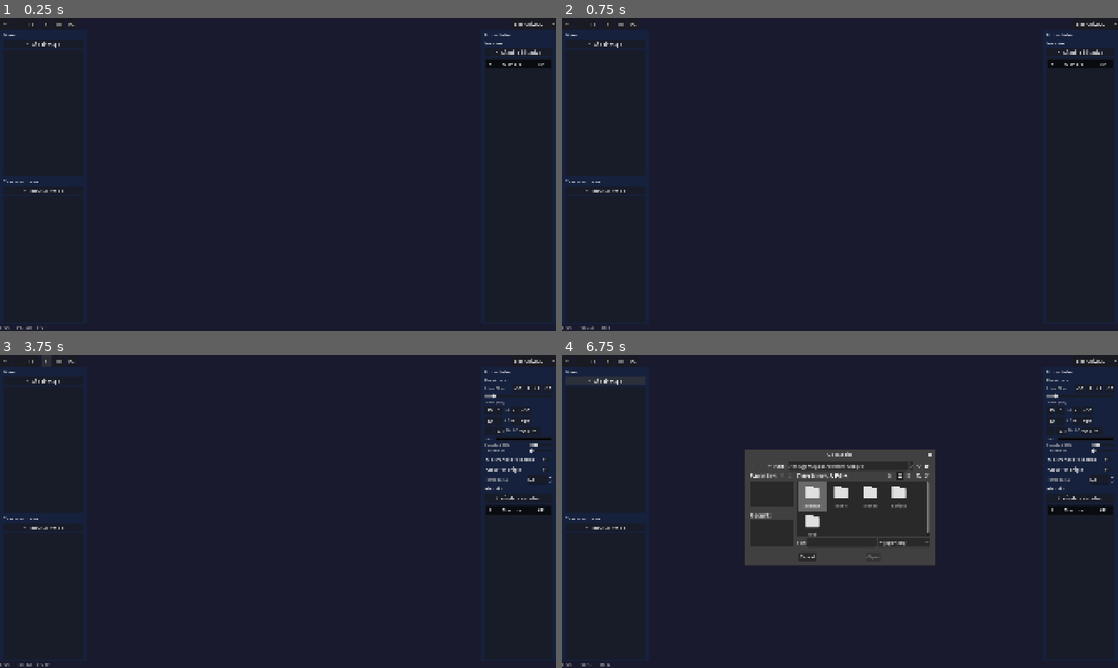
Above: before the commit, frames 1-4 (two rows, left to right).
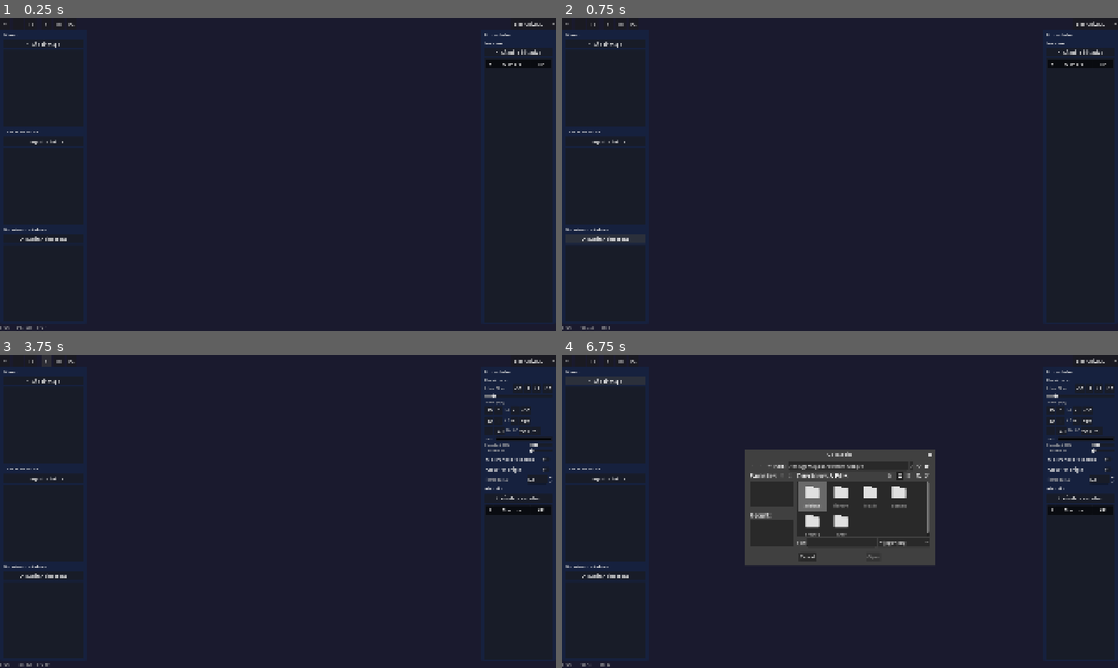
Above: after the commit, the same moments.

Repository: DEVizzent/BattleMapToolkit
Game: Godot game, scene res://scenes/ui/dm_window.tscn
Two runs of this game, one before a commit and one after it. Both use one fixed random seed, a clock stepped at 60 frames per second and the inputs below. This scene is started directly instead of the project's main scene.
Inputs (mouse positions are in pixels of both pictures, inside the frame that each line leads up to):
- Up to frame 1 (0.25 s): no input
- Up to frame 2 (0.75 s): click (606, 240) at 0.5 s, where only the run after the commit has a clickable "Actualizar biblioteca"
- Up to frame 3 (3.75 s): click "+" at 1.25 s; click "-" at 2 s; click "[ ]" at 2.75 s; click "#" at 3.5 s
- Up to frame 4 (6.75 s): click "M" at 4.25 s; click "FX" at 5 s; click "Sincronizado" at 5.75 s; click "+ Añadir mapa" at 6.5 s

The runs differ from the first frame. In frame 1, 0.2% of the frame differs, in the area x 0-12%, y 36-72%; in frame 2, 0.2%; in frame 3, 0.2%; in frame 4, 0.4%, in the area x 0-62%, y 36-72%.

Commit message:
feat(fase6): drag & drop PNG + biblioteca de tokens con thumbnails
6.8: 'files_dropped' signal para arrastrar PNG desde explorador al viewport
6.9: ItemList 'biblioteca' escanea library/tokens/, thumbnails cacheados
6.10: set_drag_forwarding para arrastrar desde biblioteca al viewport
Refactor: _create_token_from_path helper compartido
_screen_to_map_pos helper para conversión de coordenadas

4 tests nuevos: biblioteca, screen_to_map, thumbnail cache

Diff:
--- a/scenes/ui/dm_window.tscn
+++ b/scenes/ui/dm_window.tscn
@@ -164,6 +164,24 @@
 layout_mode = 2
 size_flags_vertical = 3
 
+[node name="TokenLibraryTitle" type="Label" parent="MainVBox/ContentHBox/LeftPanel/LeftVBox"]
+unique_name_in_owner = true
+layout_mode = 2
+text = "Biblioteca de tokens"
+theme_override_colors/font_color = Color(0.878, 0.878, 0.878, 1)
+theme_override_font_sizes/font_size = 15
+
+[node name="RefreshLibraryBtn" type="Button" parent="MainVBox/ContentHBox/LeftPanel/LeftVBox"]
+unique_name_in_owner = true
+layout_mode = 2
+text = "Actualizar biblioteca"
+
+[node name="TokenLibrary" type="ItemList" parent="MainVBox/ContentHBox/LeftPanel/LeftVBox"]
+unique_name_in_owner = true
+layout_mode = 2
+size_flags_vertical = 3
+allow_reselect = true
+
 [node name="MapViewport" type="SubViewportContainer" parent="MainVBox/ContentHBox"]
 unique_name_in_owner = true
 layout_mode = 2
--- a/scripts/ui/dm_window.gd
+++ b/scripts/ui/dm_window.gd
@@ -44,6 +44,10 @@
 @onready var initiative_title: Label = %InitiativeTitle
 @onready var add_initiative_btn: Button = %AddInitiativeBtn
 @onready var initiative_table: Tree = %InitiativeTable
+
+@onready var token_library_title: Label = %TokenLibraryTitle
+@onready var refresh_library_btn: Button = %RefreshLibraryBtn
+@onready var token_library: ItemList = %TokenLibrary
 
 @onready var grid_panel: VBoxContainer = %GridPanel
 @onready var grid_cell_size_label: Label = %CellSizeLabel
@@ -125,6 +129,20 @@
 	EventBus.token_moved.connect(_on_token_moved_from_signal)
 	EventBus.token_drag_update.connect(_on_token_drag_update)
 	EventBus.token_drag_end.connect(_on_token_drag_end)
+	refresh_library_btn.pressed.connect(_refresh_token_library)
+	if map_viewport.has_signal("files_dropped"):
+		map_viewport.files_dropped.connect(_on_files_dropped)
+	token_library.set_drag_forwarding(
+		func(pos): return _on_library_get_drag_data(token_library, pos),
+		Callable(),
+		Callable()
+	)
+	map_viewport.set_drag_forwarding(
+		Callable(),
+		func(pos, data): return data is String and (data as String).get_extension().to_lower() in ["png", "jpg", "jpeg", "webp"],
+		func(pos, data): _on_viewport_drop(pos, data)
+	)
+	_refresh_token_library()
 
 
 func _input(event: InputEvent) -> void:
@@ -779,6 +797,10 @@
 
 
 func _on_import_token_dialog_file_selected(path: String) -> void:
+	_create_token_from_path(path, Vector2(100, 100))
+
+
+func _create_token_from_path(path: String, pos: Vector2) -> void:
 	if not FileAccess.file_exists(path):
 		return
 	var image := Image.new()
@@ -799,7 +821,7 @@
 
 	var grid := GameState.get_current_grid()
 	var cell_px: float = grid.size_px if grid else 70.0
-	_spawn_token_sprite(td, Vector2(100, 100), cell_px)
+	_spawn_token_sprite(td, pos, cell_px)
 	_refresh_token_list()
 	EventBus.token_added.emit(td.name)
 
@@ -846,6 +868,82 @@
 		if child is TokenSpriteClass and child.token_data == td:
 			var target: Vector2 = child.position
 			map_root.position = (Vector2(viewport_node.size) / 2.0) - target * map_root.scale.x
+
+
+func _on_files_dropped(files: PackedStringArray) -> void:
+	if not _is_mouse_over_viewport():
+		return
+	for path in files:
+		var ext := path.get_extension().to_lower()
+		if ext in ["png", "jpg", "jpeg", "webp"]:
+			var pos := _screen_to_map_pos(map_viewport.get_global_mouse_position())
+			_create_token_from_path(path, pos)
+
+
+func _screen_to_map_pos(screen_pos: Vector2) -> Vector2:
+	var local_pos := screen_pos - map_viewport.global_position
+	var viewport_scale: Vector2 = Vector2(viewport_node.size) / Vector2(map_viewport.size)
+	var viewport_pos := local_pos * viewport_scale
+	return (viewport_pos - map_root.position) / map_root.scale.x
+
+
+func _refresh_token_library() -> void:
+	token_library.clear()
+	var dir := "res://library/tokens"
+	if not DirAccess.dir_exists_absolute(dir):
+		DirAccess.make_dir_recursive_absolute(dir)
+		return
+	var d := DirAccess.open(dir)
+	if d == null:
+		return
+	d.list_dir_begin()
+	var file_name := d.get_next()
+	while file_name != "":
+		if not d.current_is_dir():
+			var ext := file_name.get_extension().to_lower()
+			if ext in ["png", "jpg", "jpeg", "webp"]:
+				var full_path := dir.path_join(file_name)
+				var idx := token_library.add_item(file_name.get_basename())
+				token_library.set_item_metadata(idx, full_path)
+				var thumb := _get_or_create_thumbnail(full_path)
+				if thumb:
+					token_library.set_item_icon(idx, thumb)
+		file_name = d.get_next()
+	d.list_dir_end()
+
+
+func _get_or_create_thumbnail(image_path: String) -> Texture2D:
+	var cache_dir := "res://library/.cache"
+	if not DirAccess.dir_exists_absolute(cache_dir):
+		DirAccess.make_dir_recursive_absolute(cache_dir)
+	var hash := image_path.sha256_text().substr(0, 16)
+	var thumb_path := cache_dir.path_join(hash + ".png")
+	if ResourceLoader.exists(thumb_path):
+		return load(thumb_path) as Texture2D
+	var img := Image.new()
+	if img.load(image_path) != OK:
+		return null
+	img.resize(48, 48, Image.INTERPOLATE_LANCZOS)
+	img.save_png(thumb_path)
+	return ImageTexture.create_from_image(img)
+
+
+func _on_library_get_drag_data(list: ItemList, pos: Vector2) -> Variant:
+	var item := list.get_item_at_position(pos)
+	if item >= 0:
+		var preview := TextureRect.new()
+		preview.texture = list.get_item_icon(item)
+		preview.expand_mode = TextureRect.EXPAND_IGNORE_SIZE
+		preview.custom_minimum_size = Vector2(48, 48)
+		list.set_drag_preview(preview)
+		return list.get_item_metadata(item)
+	return null
+
+
+func _on_viewport_drop(pos: Vector2, data: Variant) -> void:
+	if data is String:
+		var map_pos := _screen_to_map_pos(map_viewport.global_position + pos)
+		_create_token_from_path(data, map_pos)
 
 
 func _setup_properties_panel() -> void:
--- a/test/test_token/test_token_integration.gd
+++ b/test/test_token/test_token_integration.gd
@@ -109,3 +109,33 @@
 	img.fill(Color.WHITE)
 	img.set_pixel(5, 5, Color(1.0, 1.0, 1.0, 0.5))
 	assert_true(_dm._image_has_transparency(img))
+
+
+func test_token_library_title_exists() -> void:
+	assert_not_null(_dm.token_library_title)
+	assert_not_null(_dm.token_library)
+
+
+func test_token_library_empty_by_default() -> void:
+	_dm._refresh_token_library()
+	assert_eq(_dm.token_library.item_count, 0)
+
+
+func test_screen_to_map_pos_at_center() -> void:
+	_dm.map_root.position = Vector2.ZERO
+	_dm.map_root.scale = Vector2.ONE
+	var pos: Vector2 = _dm._screen_to_map_pos(_dm.map_viewport.global_position + Vector2(100, 200))
+	var viewport_scale: Vector2 = Vector2(_dm.viewport_node.size) / Vector2(_dm.map_viewport.size)
+	assert_almost_eq(pos.x, 100.0 * viewport_scale.x, 0.01)
+	assert_almost_eq(pos.y, 200.0 * viewport_scale.y, 0.01)
+
+
+func test_screen_to_map_pos_with_offset() -> void:
+	_dm.map_root.position = Vector2(50, -30)
+	_dm.map_root.scale = Vector2(2, 2)
+	var vp_pos := Vector2(200, 300)
+	var viewport_scale: Vector2 = Vector2(_dm.viewport_node.size) / Vector2(_dm.map_viewport.size)
+	var expected: Vector2 = (vp_pos * viewport_scale - _dm.map_root.position) / 2.0
+	var pos: Vector2 = _dm._screen_to_map_pos(_dm.map_viewport.global_position + vp_pos)
+	assert_almost_eq(pos.x, expected.x, 0.01)
+	assert_almost_eq(pos.y, expected.y, 0.01)
